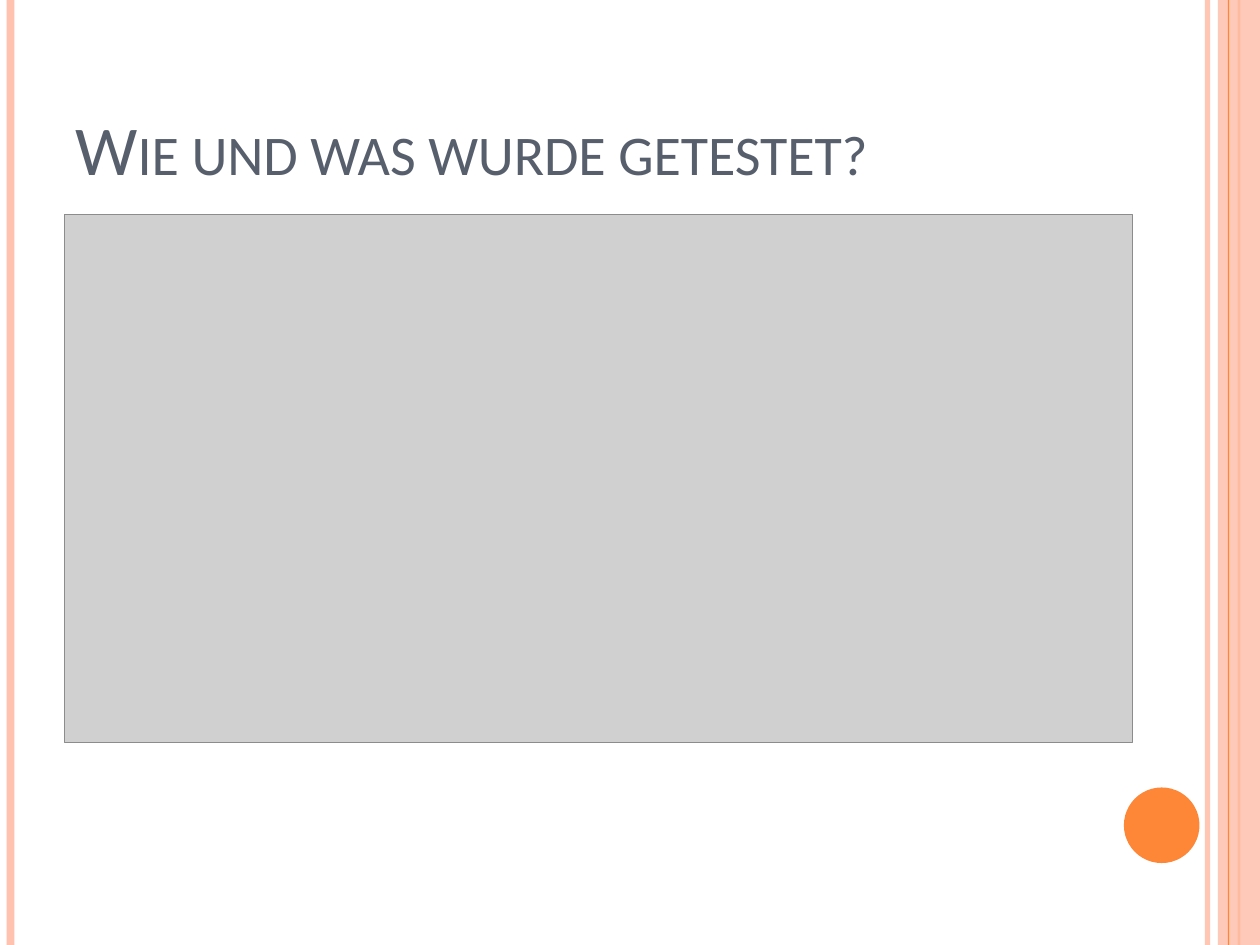
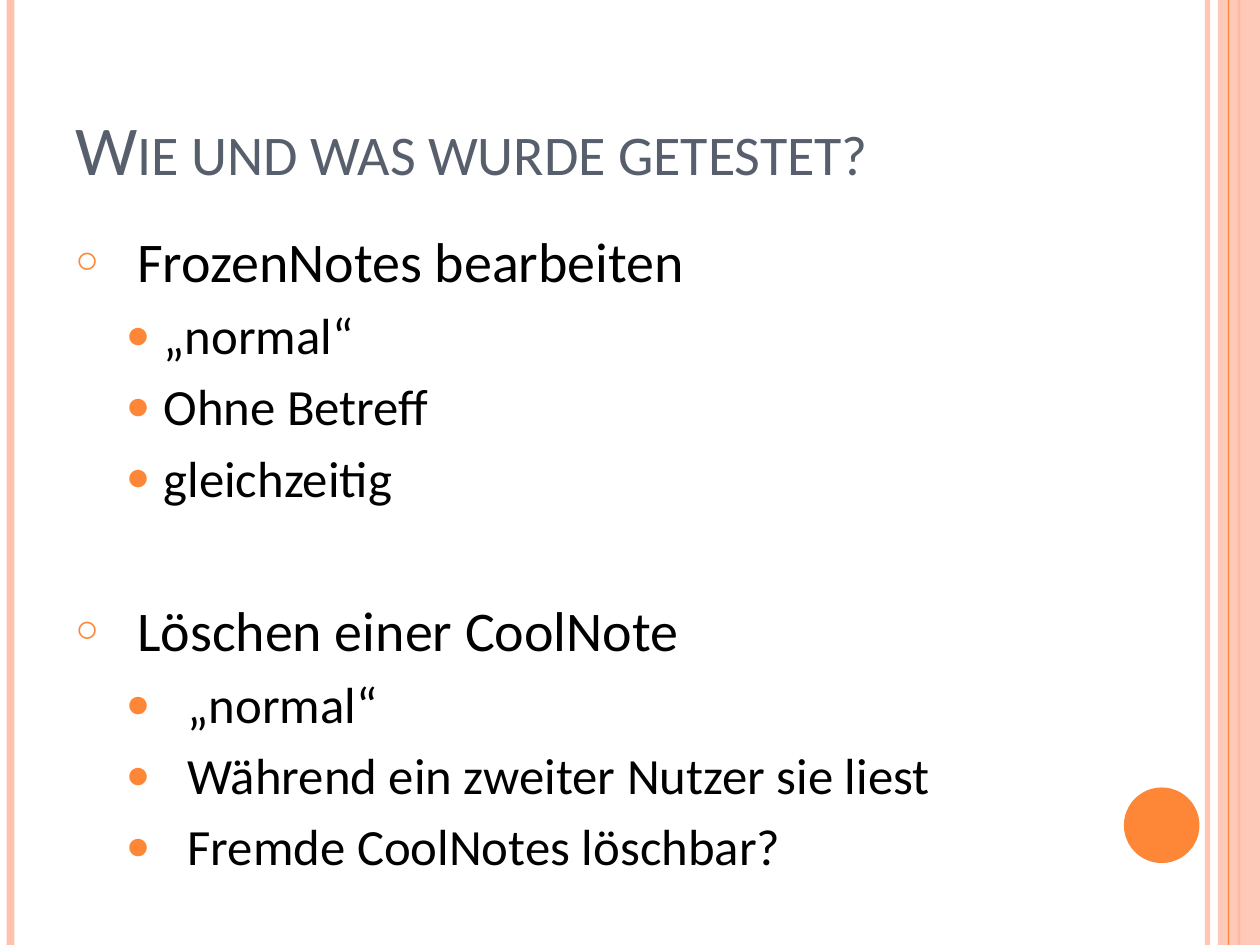
Before and after one commit to YuKitAs/fridget-android, a slide deck: slide 8 of documentation/Qualitätssicherung/Qualitätssicherung_Präsentation.pptx (slide 6 before the commit). Drawn at 1260x945 pixels with LibreOffice and Linux fonts; fonts in the diff are those of the drawing; grey boxes stand for pictures. Boxes give left, top, right and bottom in pixels: in the first picture for what was removed or moved away, otherwise in the second. Text is boxed around its words. In the diff, an @@ line names an element or a change of style, - is before the commit and + after.

```diff
--- a/documentation/Qualitätssicherung/Qualitätssicherung_Präsentation.pptx
+++ b/documentation/Qualitätssicherung/Qualitätssicherung_Präsentation.pptx
@@ picture removed at bbox=[64, 214, 1131, 742] @@
@@ text added at bbox=[137, 243, 930, 866], 29 pt, text #000000 @@
+○ FrozenNotes bearbeiten
+  ● „normal“
+  ● Ohne Betreff
+  ● gleichzeitig
+○ Löschen einer CoolNote
+  ● „normal“
+  ● Während ein zweiter Nutzer sie liest
+  ● Fremde CoolNotes löschbar?
```
Also in this commit, not shown: 3 slides added, 3 slides removed.
